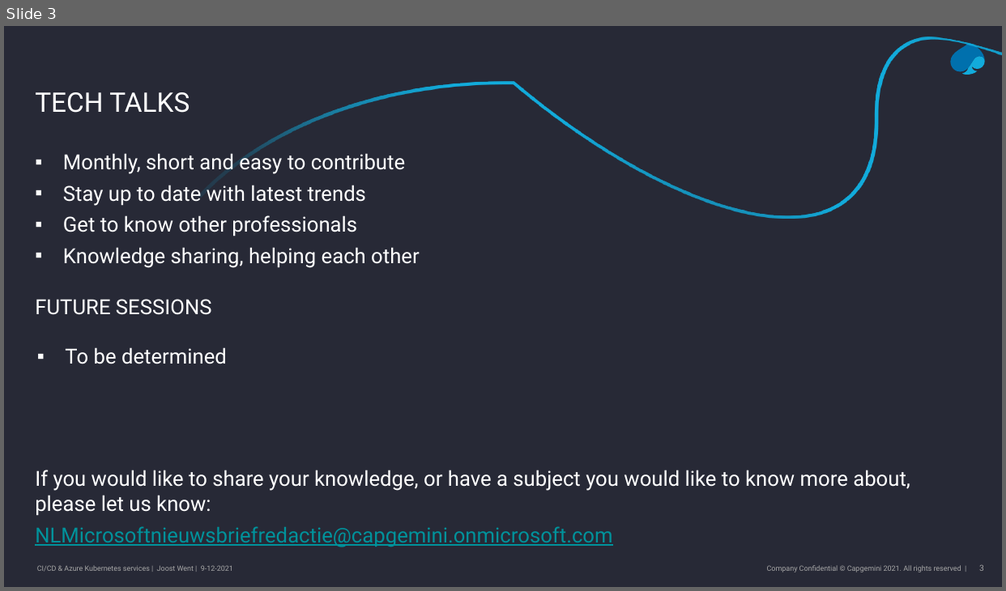
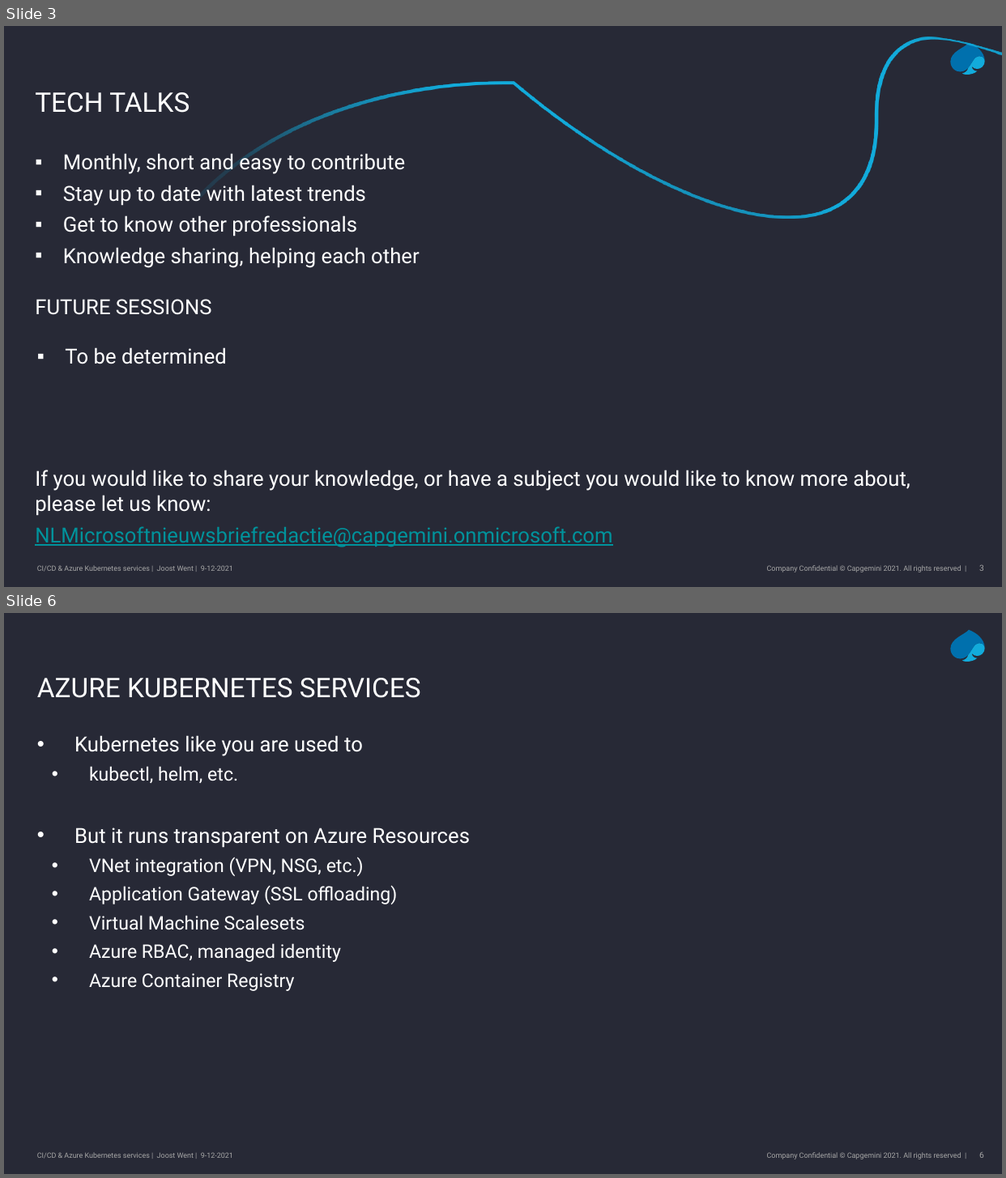
Before and after one commit to joostwent/techtalk-lunch, a slide deck: slides.pptx. Shown one above the other, each under a label of ours: slide 3 before the commit, slides 3 and 6 after it; the slides between them are not shown. The pictures are 1006x591 and 1006x1178 pixels, drawn with LibreOffice and Linux fonts; fonts in the diff are those of the drawing; background and template pictures are left out. Boxes give left, top, right and bottom in pixels: in the first picture for what was removed or moved away, otherwise in the second. Text is boxed around its words. In the diff, an @@ line names an element or a change of style, - is before the commit and + after.

```diff
--- a/slides.pptx
+++ b/slides.pptx
@@ slide 6 added at box(4, 613, 1002, 1174), background #272936; not listed: 5 template elements that a slide beside it also shows @@
@@ title added at box(37, 678, 421, 698), 26 pt, text #FFFFFF @@
+AZURE KUBERNETES SERVICES
@@ text added at box(74, 735, 470, 991), 18 pt, text #FFFFFF @@
+• Kubernetes like you are used to
+  • kubectl, helm, etc.
+• But it runs transparent on Azure Resources
+  • VNet integration (VPN, NSG, etc.)
+  • Application Gateway (SSL offloading)
+  • Virtual Machine Scalesets
+  • Azure RBAC, managed identity
+  • Azure Container Registry
```
Also in this commit, not shown: 1 slide changed, 6 other slides added, 1 slide removed, 1 other file.
